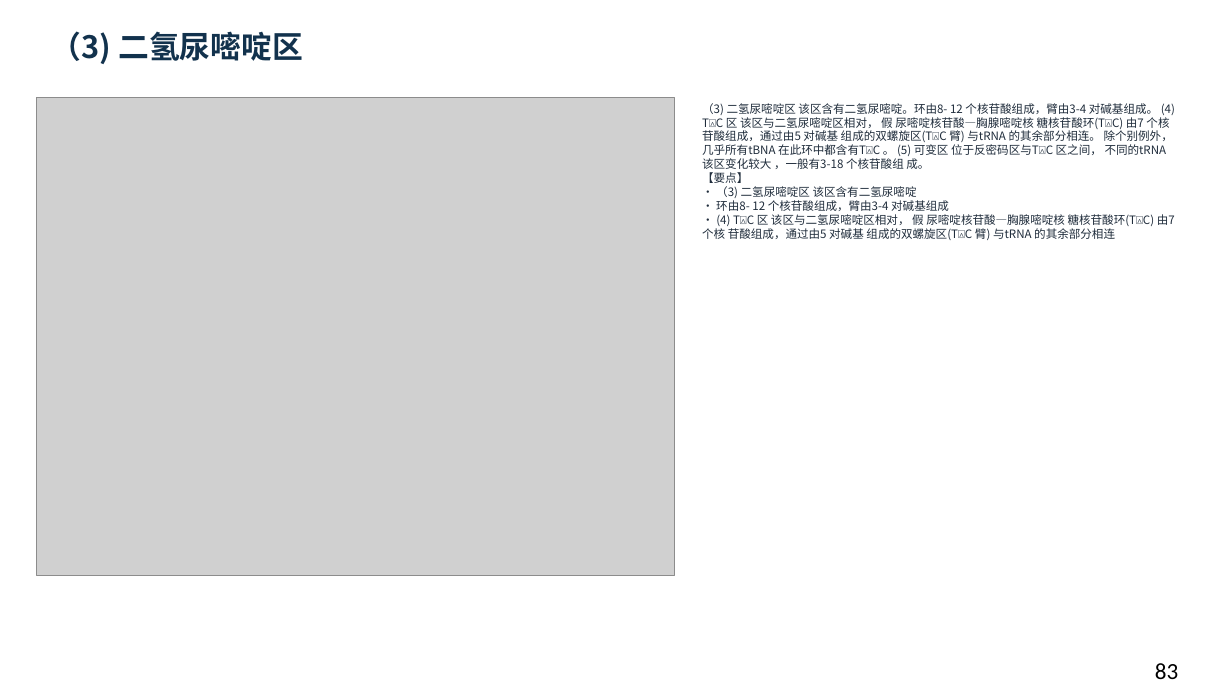
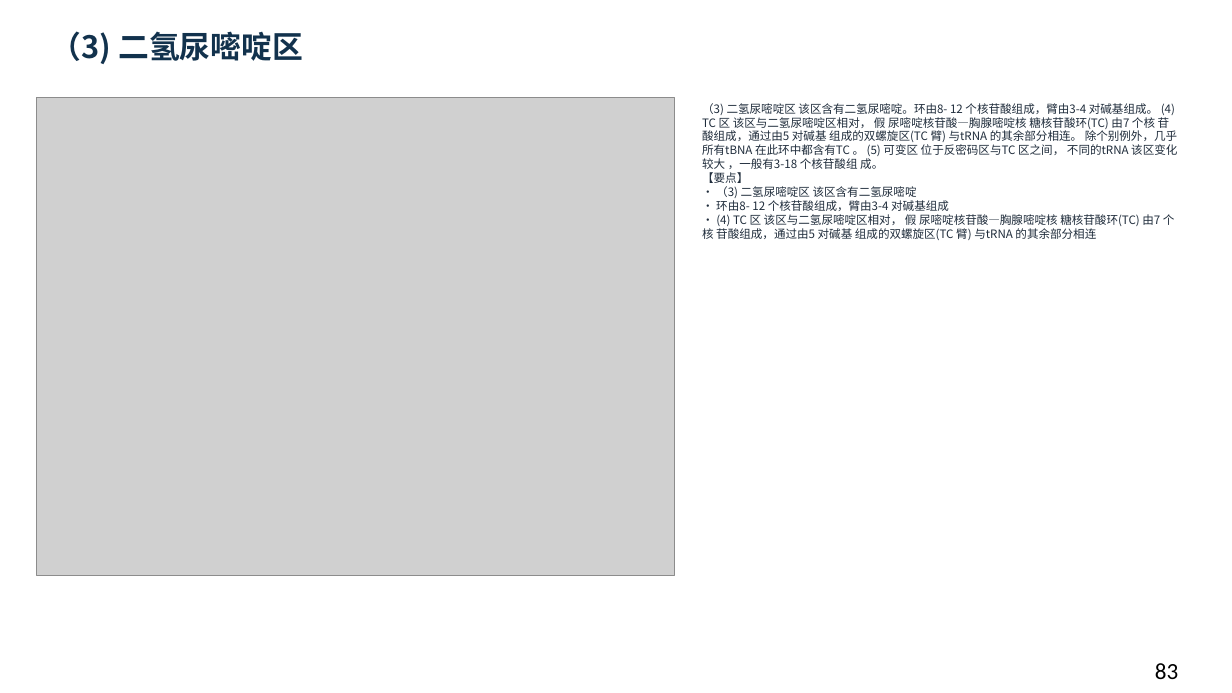
Before and after one commit to newkan-li/Biochemistry, a slide deck: slide 83 of downloads/bc11-ai-style.pptx. Drawn at 1232x693 pixels with LibreOffice and Linux fonts; fonts in the diff are those of the drawing; grey boxes stand for pictures. Boxes give left, top, right and bottom in pixels: in the first picture for what was removed or moved away, otherwise in the second. Text is boxed around its words. In the diff, an @@ line names an element or a change of style, - is before the commit and + after.

Commit message:
bc11真正清除PUA控制符(上版未写入数据),修正碱基结构特征页;版本20261112cdb

```diff
--- a/downloads/bc11-ai-style.pptx
+++ b/downloads/bc11-ai-style.pptx
@@ text at (702, 103, 1177, 240): text changed @@
-（3) 二氢尿嘧啶区 该区含有二氢尿嘧啶。环由8- 12 个核苷酸组成，臂由3-4 对碱基组成。 (4) T⍓C 区 该区与二氢尿嘧啶区相对， 假 尿嘧啶核苷酸—胸腺嘧啶核 糖核苷酸环(T⍓C) 由7 个核 苷酸组成，通过由5 对碱基 组成的双螺旋区(T⍓C 臂) 与tRNA 的其余部分相连。 除个别例外，几乎所有tBNA 在此环中都含有T⍓C 。 (5) 可变区 位于反密码区与T⍓C 区之间， 不同的tRNA 该区变化较大 ，一般有3-18 个核苷酸组 成。
-【要点】
-• （3) 二氢尿嘧啶区 该区含有二氢尿嘧啶
-• 环由8- 12 个核苷酸组成，臂由3-4 对碱基组成
-• (4) T⍓C 区 该区与二氢尿嘧啶区相对， 假 尿嘧啶核苷酸—胸腺嘧啶核 糖核苷酸环(T⍓C) 由7 个核 苷酸组成，通过由5 对碱基 组成的双螺旋区(T⍓C 臂) 与tRNA 的其余部分相连
+（3) 二氢尿嘧啶区 该区含有二氢尿嘧啶。环由8- 12 个核苷酸组成，臂由3-4 对碱基组成。 (4) TC 区 该区与二氢尿嘧啶区相对， 假 尿嘧啶核苷酸—胸腺嘧啶核 糖核苷酸环(TC) 由7 个核 苷酸组成，通过由5 对碱基 组成的双螺旋区(TC 臂) 与tRNA 的其余部分相连。 除个别例外，几乎所有tBNA 在此环中都含有TC 。 (5) 可变区 位于反密码区与TC 区之间， 不同的tRNA 该区变化较大 ，一般有3-18 个核苷酸组 成。
+【要点】
+• （3) 二氢尿嘧啶区 该区含有二氢尿嘧啶
+• 环由8- 12 个核苷酸组成，臂由3-4 对碱基组成
+• (4) TC 区 该区与二氢尿嘧啶区相对， 假 尿嘧啶核苷酸—胸腺嘧啶核 糖核苷酸环(TC) 由7 个核 苷酸组成，通过由5 对碱基 组成的双螺旋区(TC 臂) 与tRNA 的其余部分相连
```
Also in this commit, not shown: 49 other slides changed, 6 other files.
